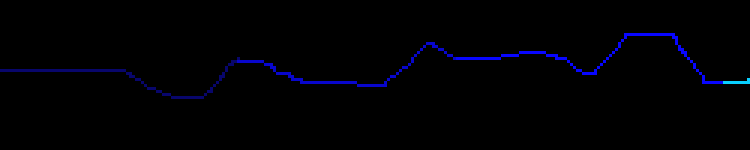
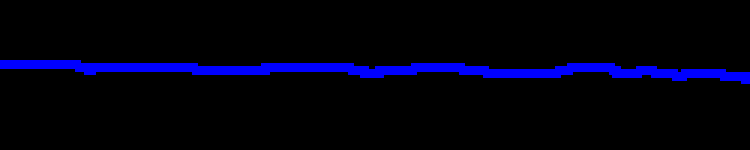
Layered file, before and after one edit (750 × 150). Changes by layer:
painted on "Background" over (0, 33, 750, 99)
